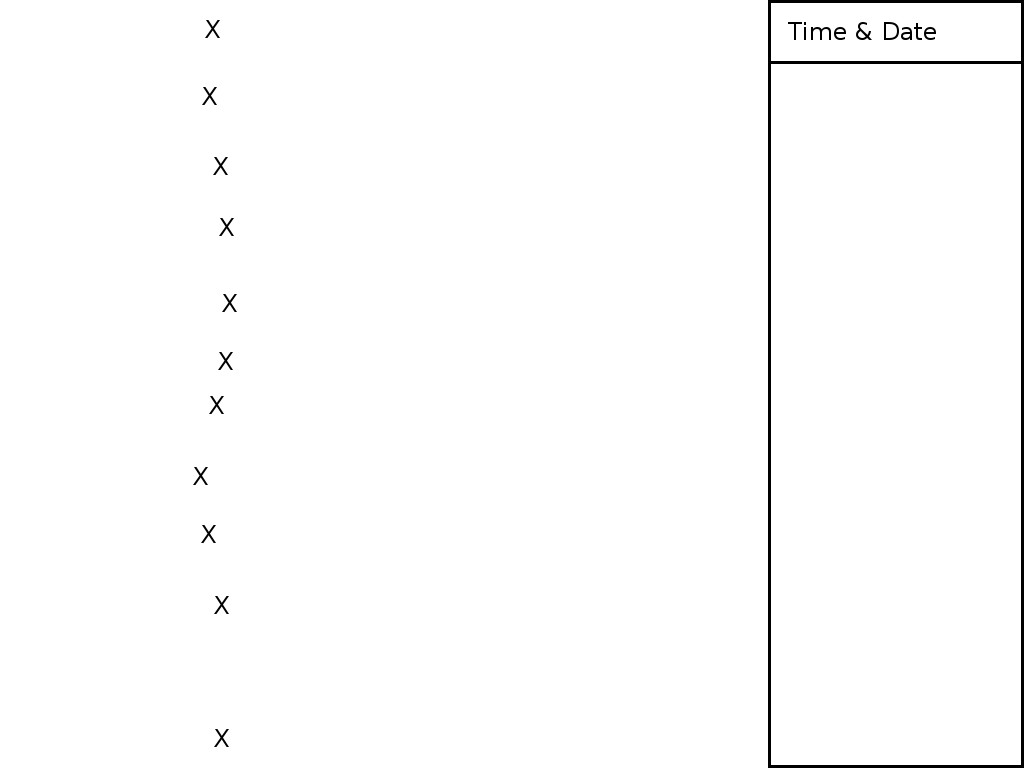
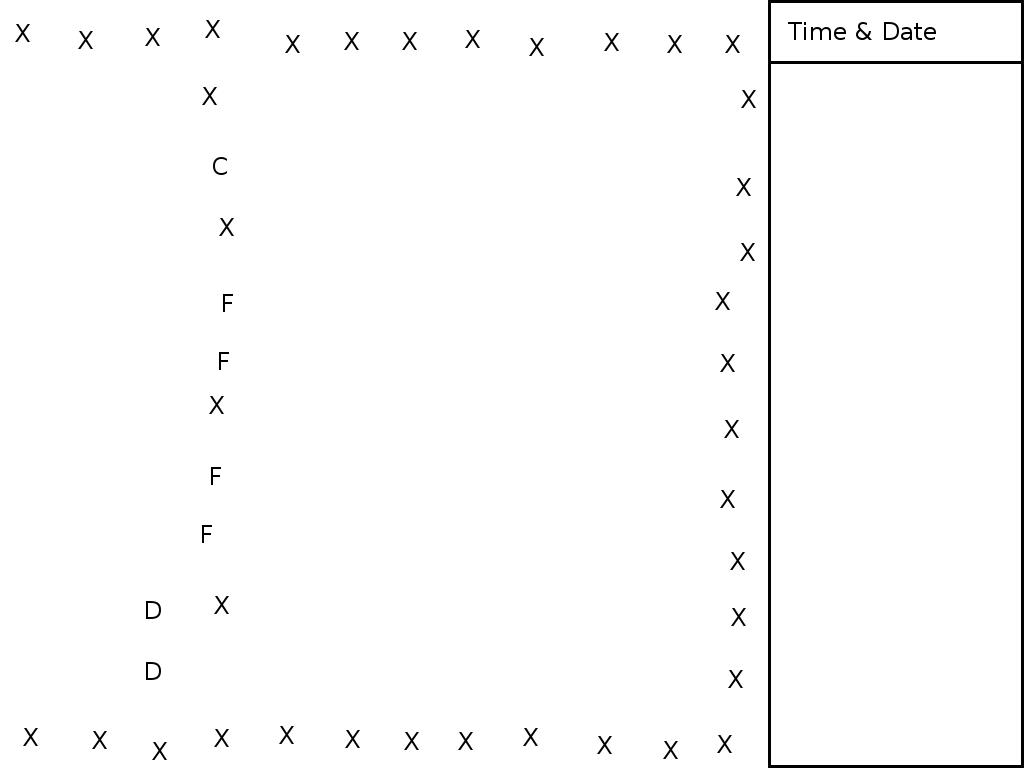
Two versions of the same layered image (1024x768). Layer-by-layer changes:
added layer "D" above "Time & Date" over [146,662,161,680]
renamed "X #9" to "F #1", painted on it over [193,467,221,485]
renamed "X #8" to "F", painted on it over [201,525,216,543]
renamed "X #5" to "F #2", painted on it over [218,352,233,370]
added layer "X #35" above "X #34" over [717,735,732,753]
added layer "X #34" above "X #33" over [663,741,678,759]
added layer "X #33" above "X #32" over [597,736,612,754]
added layer "X #32" above "X #31" over [523,728,538,746]
added layer "X #31" above "X #30" over [458,732,473,750]
added layer "X #30" above "X #29" over [404,732,419,750]
added layer "X #29" above "X #28" over [728,670,743,688]
added layer "X #28" above "X #27" over [731,608,746,626]
added layer "X #27" above "X #26" over [730,552,745,570]
added layer "X #26" above "X #25" over [720,490,735,508]
added layer "X #25" above "X #24" over [724,420,739,438]
added layer "X #24" above "X #23" over [720,354,735,372]
added layer "X #23" above "X #22" over [715,292,730,310]
added layer "X #22" above "X #21" over [740,243,755,261]
added layer "X #21" above "X #20" over [736,178,751,196]
added layer "X #20" above "X #19" over [741,90,756,108]
added layer "X #19" above "X #18" over [725,35,740,53]
added layer "X #18" above "X #17" over [667,35,682,53]
added layer "X #17" above "X #16" over [604,33,619,51]
added layer "X #16" above "X #15" over [529,38,544,56]
…and 15 more changes (13 added, 2 painted, 2 renamed)
